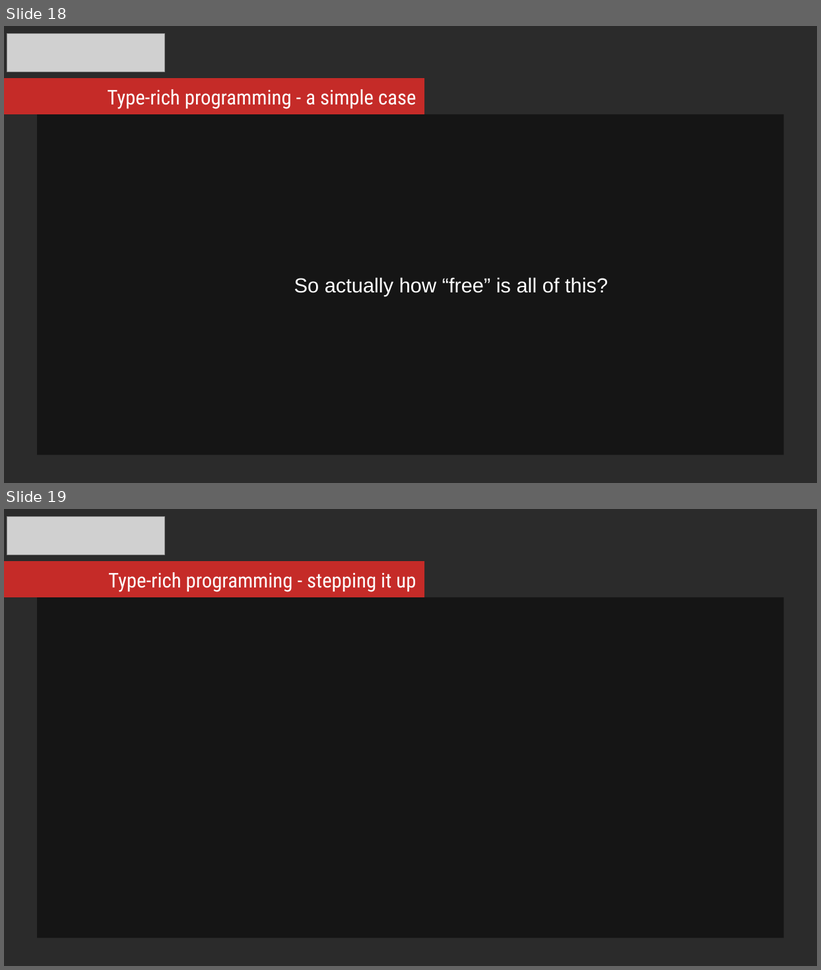
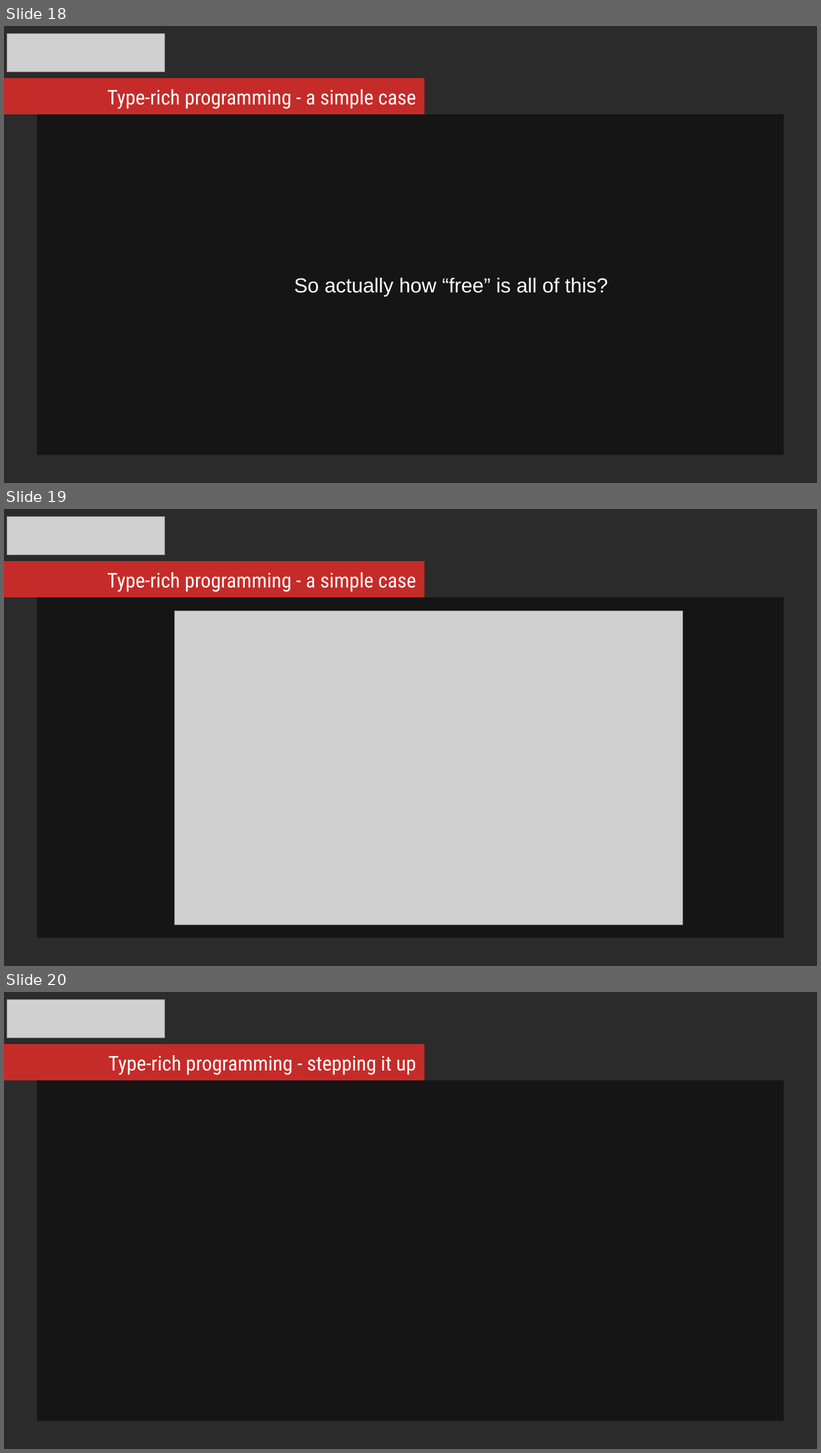
Before and after one commit to mikosz/type-safety, a slide deck: ask-not-what-you-can-do-for-the-compiler.odp. Shown one above the other, each under a label of ours: slides 18 and 19 before the commit, slides 18, 19 and 20 after it. The pictures are 821x970 and 821x1453 pixels, drawn with LibreOffice and Linux fonts; fonts in the diff are those of the drawing; grey boxes stand for pictures; background and template pictures are left out; a plain dark background stands for a picture behind light text. Boxes give left, top, right and bottom in pixels: in the first picture for what was removed or moved away, otherwise in the second. Text is boxed around its words. In the diff, an @@ line names an element or a change of style, - is before the commit and + after.

```diff
--- a/ask-not-what-you-can-do-for-the-compiler.odp
+++ b/ask-not-what-you-can-do-for-the-compiler.odp
@@ slide 19 added at [4, 509, 817, 966], background picture (left out) @@
@@ picture added at [7, 516, 165, 555] @@
@@ rectangle added at [4, 561, 424, 597], fill #C52B28 @@
@@ text added at [107, 572, 416, 592], 18 pt, text #FFFFFF @@
+Type-rich programming - a simple case
@@ rectangle added at [38, 597, 783, 938], fill #000000 at 51% opacity @@
@@ picture added at [175, 611, 683, 925] @@
@@ what was slide 19 is now slide 20 @@
```
Also in this commit, not shown: 8 other slides added, 12 other files.
